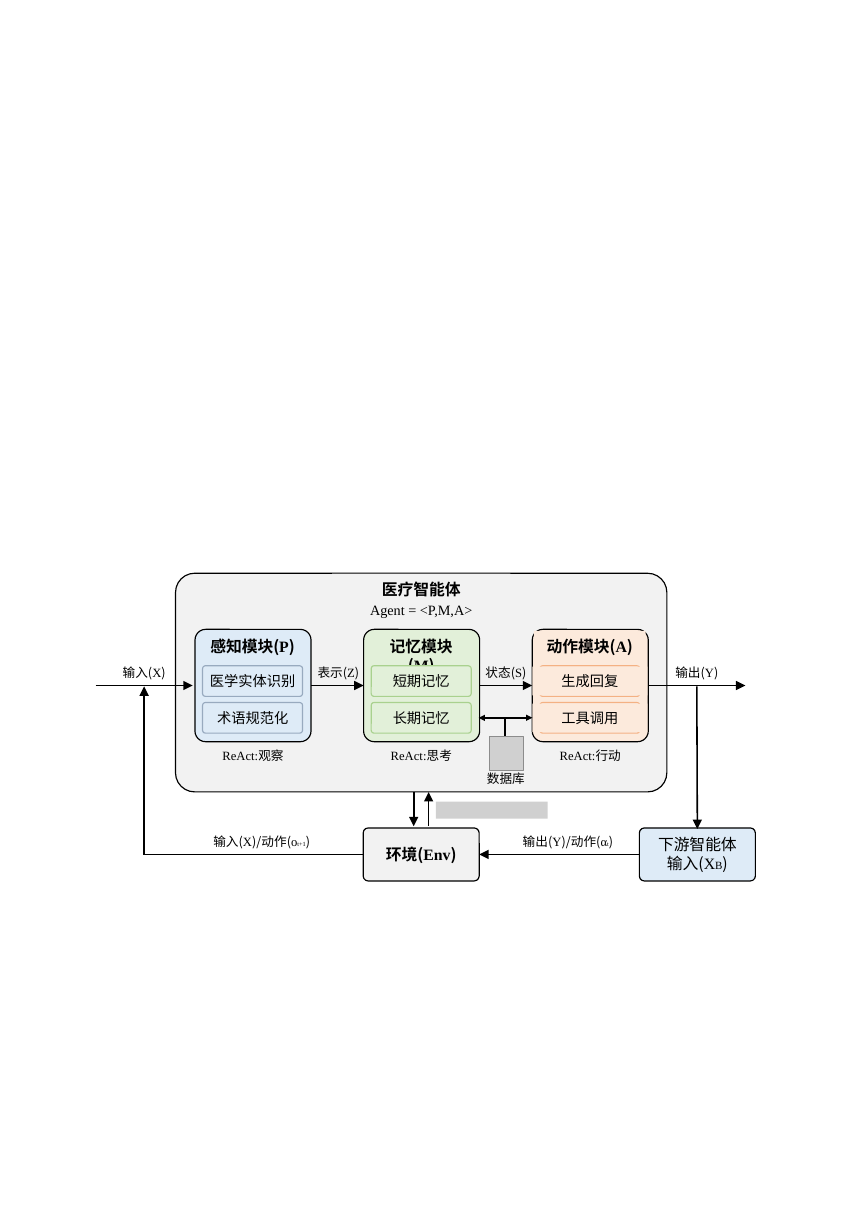
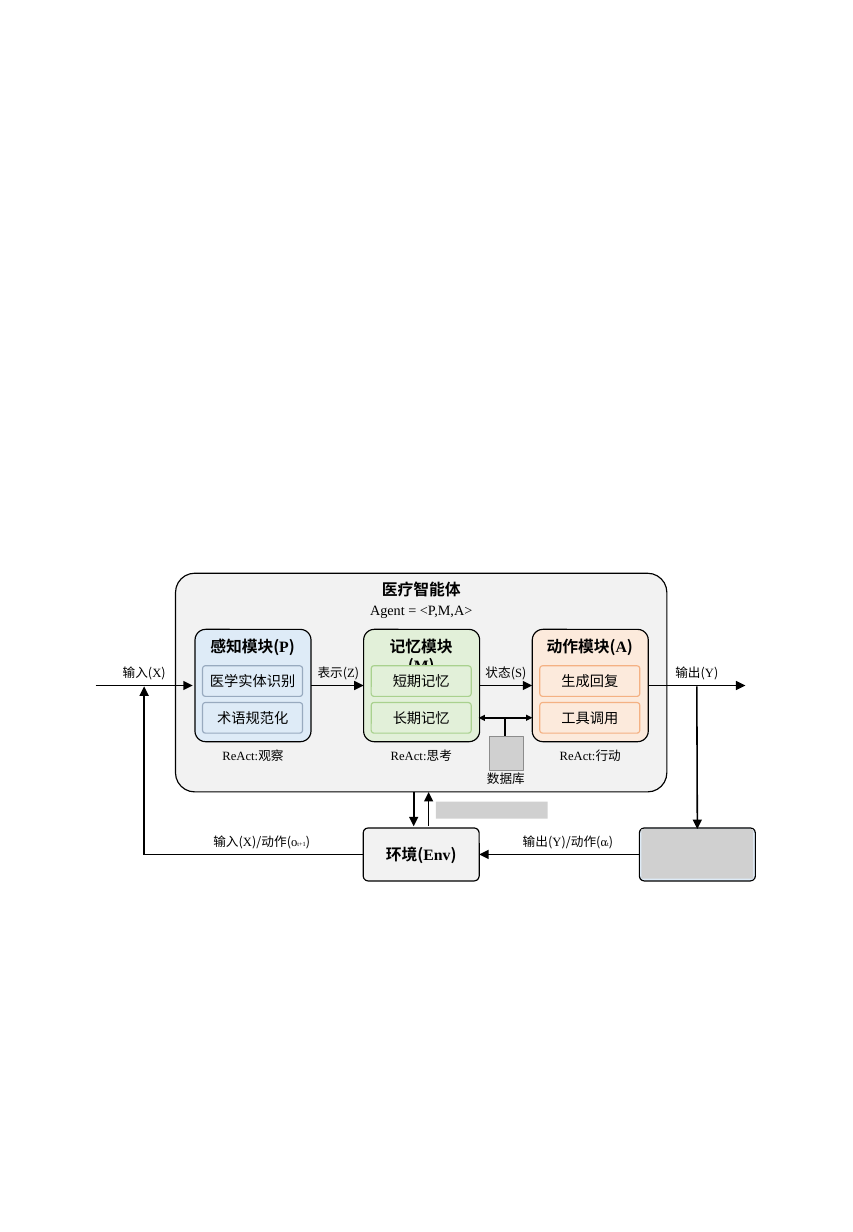
Before and after one commit to 536260668/master_thesis, a slide deck: slide 10 of text_ref/图表_lzh.pptx. Drawn at 853x1232 pixels with LibreOffice and Linux fonts; fonts in the diff are those of the drawing; grey boxes stand for pictures. Boxes give left, top, right and bottom in pixels: in the first picture for what was removed or moved away, otherwise in the second. Text is boxed around its words. In the diff, an @@ line names an element or a change of style, - is before the commit and + after.

```diff
--- a/text_ref/图表_lzh.pptx
+++ b/text_ref/图表_lzh.pptx
@@ text "医疗智能体": place and size @@
-text "医疗智能体" at box(332, 573, 511, 595)
+text "医疗智能体" at box(382, 581, 461, 597)
@@ text "医疗智能体" at box(382, 581, 461, 597): fill #F2F2F2 to none @@
@@ text "动作模块(A)": place and size @@
-text "动作模块(A)" at box(533, 631, 645, 662)
+text "动作模块(A)" at box(547, 638, 633, 655)
@@ text "动作模块(A)" at box(547, 638, 633, 655): fill #FCEADC to none @@
@@ picture added at box(641, 829, 753, 879) @@
@@ text removed at box(658, 836, 737, 872) @@
-下游智能体
-输入(XB)
```
Also in this commit, not shown: 7 other files.
